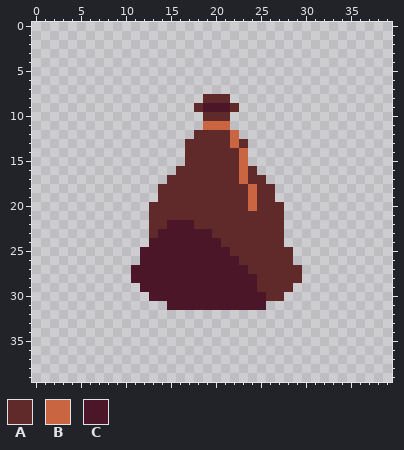
Pixel-art sprite, stored at prototype 1/art/img/bag.png. The first picture shows the starting point.
The file is 40x40 pixels.
Palette (. is transparent): A #612a2a  B #c96540  C #4a1628
Pixels before, first column x 11:
 8 ........AAA........
 9 .......ACCCA.......
10 ........AAA........
11 ........BBB........
12 .......AAAAB.......
13 ......AAAAABA......
14 ......AAAAAAB......
15 ......AAAAAAB......
16 .....AAAAAAABA.....
17 ....AAAAAAAABAA....
18 ...AAAAAAAAAABAA...
19 ...AAAAAAAAAABAA...
20 ..AAAAAAAAAAABAAA..
21 ..AAAAAAAAAAAAAAA..
22 ..AACCCAAAAAAAAAA..
23 ..ACCCCCCAAAAAAAA..
24 ..CCCCCCCCAAAAAAA..
25 .CCCCCCCCCCAAAAAAA.
26 .CCCCCCCCCCCAAAAAA.
27 CCCCCCCCCCCCCAAAAAA
28 CCCCCCCCCCCCCCAAAAA
29 .CCCCCCCCCCCCCAAAA.
30 ..CCCCCCCCCCCCCAA..
31 ....CCCCCCCCCCC....
Now the later version:
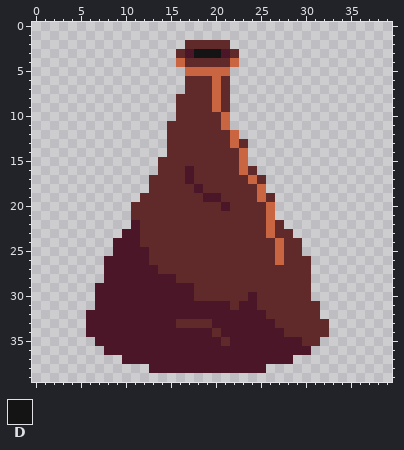
Colours new in this view: D #141414
Changes in this commit:
The edit adds colour A in row 2 at x 17 to 21; in row 3 at x 16 and 22; in row 4 at x 17 to 21; in rows 6 to 7 at x 17 to 19 and 21; in row 8 at x 16 to 18; in row 9 at x 16 to 17.
The edit adds colour A in row 10 at x 16 to 18; in row 11 at x 15 to 18; in row 12 at x 15 to 17; in rows 13 to 14 at x 15 to 16; in row 15 at x 14 to 16; in row 16 at x 14 to 15.
The edit adds colour A in row 17 at x 13 to 14; in row 18 at x 13; in row 19 at x 12 to 13; in rows 20 to 21 at x 11 to 12; in row 22 at x 12; in row 23 at x 12 and 28.
The edit adds colour A in row 24 at x 12 and 28 to 29; in row 25 at x 29; in row 26 at x 29 to 30; in rows 27 to 28 at x 30; in row 29 at x 29 to 30; in row 30 at x 28 to 30.
The edit adds colour A in rows 31 to 32 at x 26 to 31; in row 33 at x 16 to 19 and 27 to 32; in row 34 at x 20 and 28 to 32; in row 35 at x 21 and 30 to 31.
Colour B gives way to colour A in row 11 at x 19 to 20; in row 17 at x 23; in rows 18 to 20 at x 24.
Colour C gives way to colour A in row 9 at x 19 and 21; in row 22 at x 15 to 17; in row 23 at x 14 to 19; in row 24 at x 13 to 20; in row 25 at x 13 to 21; in row 26 at x 13 to 22.
Colour C gives way to colour A in row 27 at x 14 to 23; in row 28 at x 16 to 24; in row 29 at x 18 to 24; in row 30 at x 18 to 23 and 25; in row 31 at x 22 and 25.
The edit adds colour B in row 4 at x 16 and 22; in row 5 at x 17 to 21; in rows 6 to 7 at x 20.
Colour A gives way to colour B in row 8 at x 20; in row 10 at x 21; in row 17 at x 24; in rows 18 to 19 at x 25; in rows 20 to 23 at x 26; in rows 24 to 26 at x 27.
Colour C gives way to colour B in row 9 at x 20.
The edit adds colour C in row 3 at x 17 and 21; in row 22 at x 11; in row 23 at x 10 to 11; in rows 24 to 25 at x 9 to 11; in row 26 at x 8 to 11; in rows 27 to 28 at x 8 to 10.
The edit adds colour C in row 29 at x 7 to 11; in row 30 at x 7 to 12; in row 31 at x 7 to 14; in row 32 at x 6 to 25; in row 33 at x 6 to 15 and 20 to 26; in row 34 at x 6 to 19 and 21 to 27.
The edit adds colour C in row 35 at x 7 to 20 and 22 to 29; in row 36 at x 8 to 30; in row 37 at x 10 to 28; in row 38 at x 13 to 25.
Colour A gives way to colour C in rows 16 to 17 at x 17; in row 18 at x 18; in row 19 at x 19 to 20; in row 20 at x 21.
The edit adds colour D in row 3 at x 18 to 20.
The author cleared colour A in row 9 at x 22; in row 18 at x 26; in rows 20 to 21 at x 27.
Where, in picture pixels (left, top, right, bottom), the same in both pictures:
changed: (86, 40, 329, 373)
